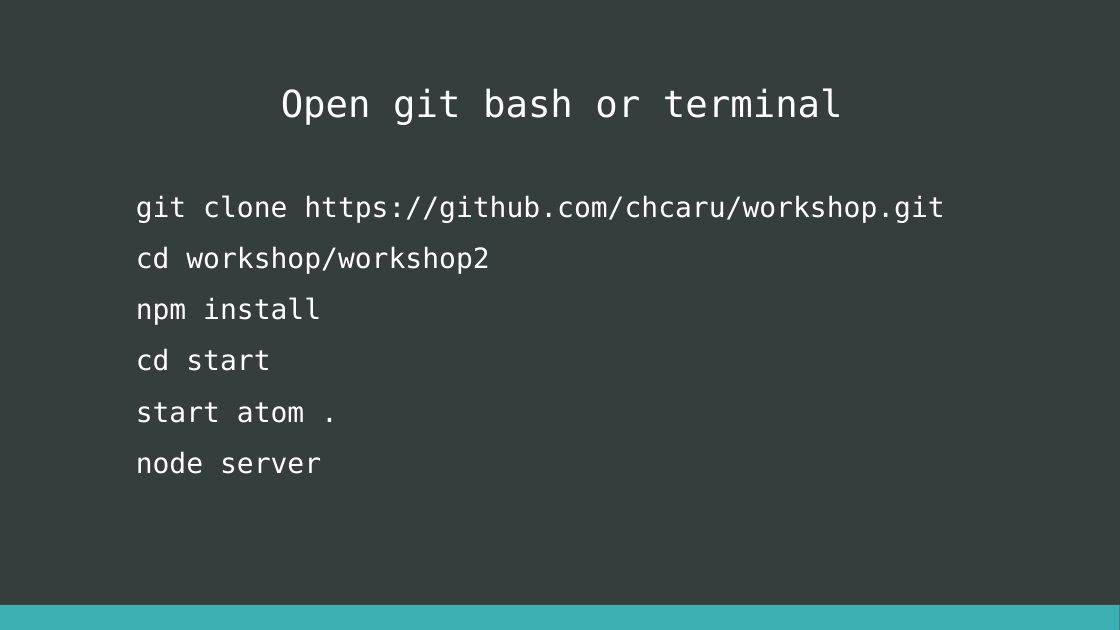
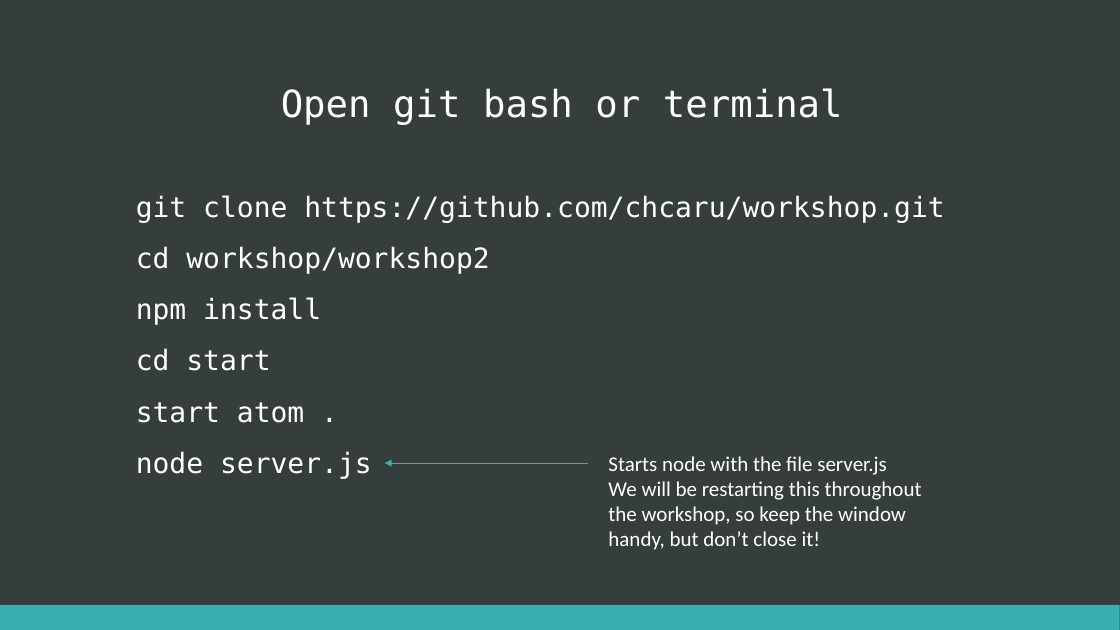
Before and after one commit to chcaru/workshop, a slide deck: slide 12 of workshop2/presentation.pptx (slide 6 before the commit). Drawn at 1120x630 pixels with LibreOffice and Linux fonts; fonts in the diff are those of the drawing. Boxes give left, top, right and bottom in pixels: in the first picture for what was removed or moved away, otherwise in the second. Text is boxed around its words. In the diff, an @@ line names an element or a change of style, - is before the commit and + after.

```diff
--- a/workshop2/presentation.pptx
+++ b/workshop2/presentation.pptx
@@ text at <box>136,451,372,479</box>: text changed @@
-node server
+node server.js
@@ arrow added from (588, 463) to (385, 463), #3AAFB2 0.5 pt @@
@@ text added at <box>608,456,922,550</box>, 18 pt, text #FFFFFF @@
+Starts node with the file server.js
+We will be restarting this throughout
+the workshop, so keep the window
+handy, but don’t close it!
```
Also in this commit, not shown: 3 other slides changed, 10 slides added, 6 other files.
